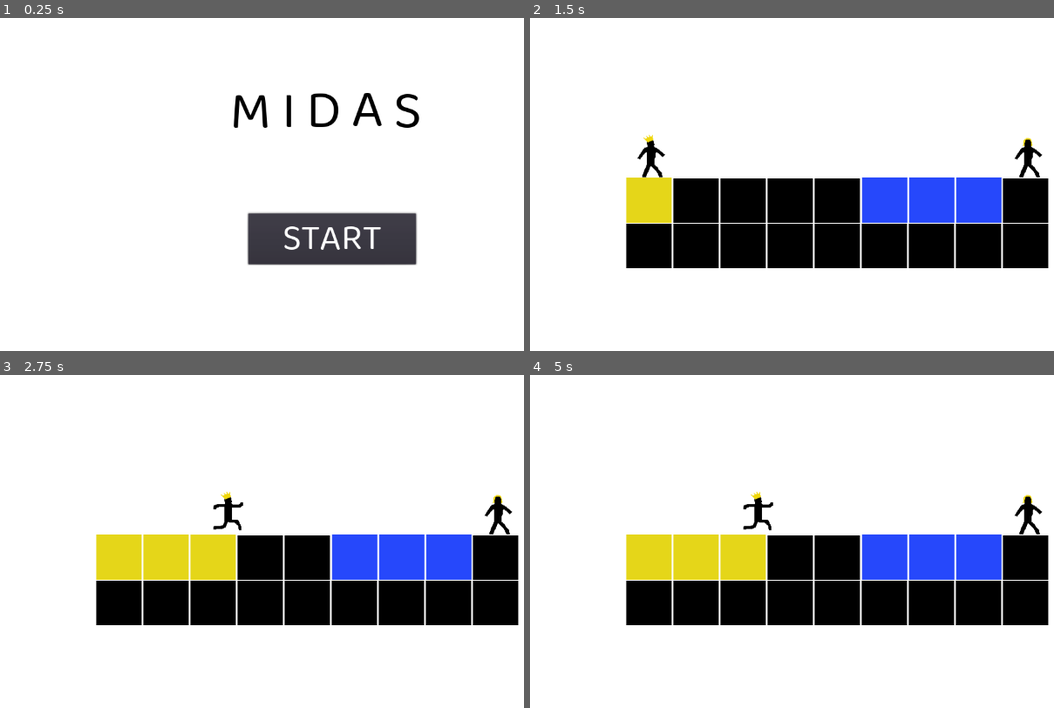
Above: before the commit, frames 1-4 (two rows, left to right).
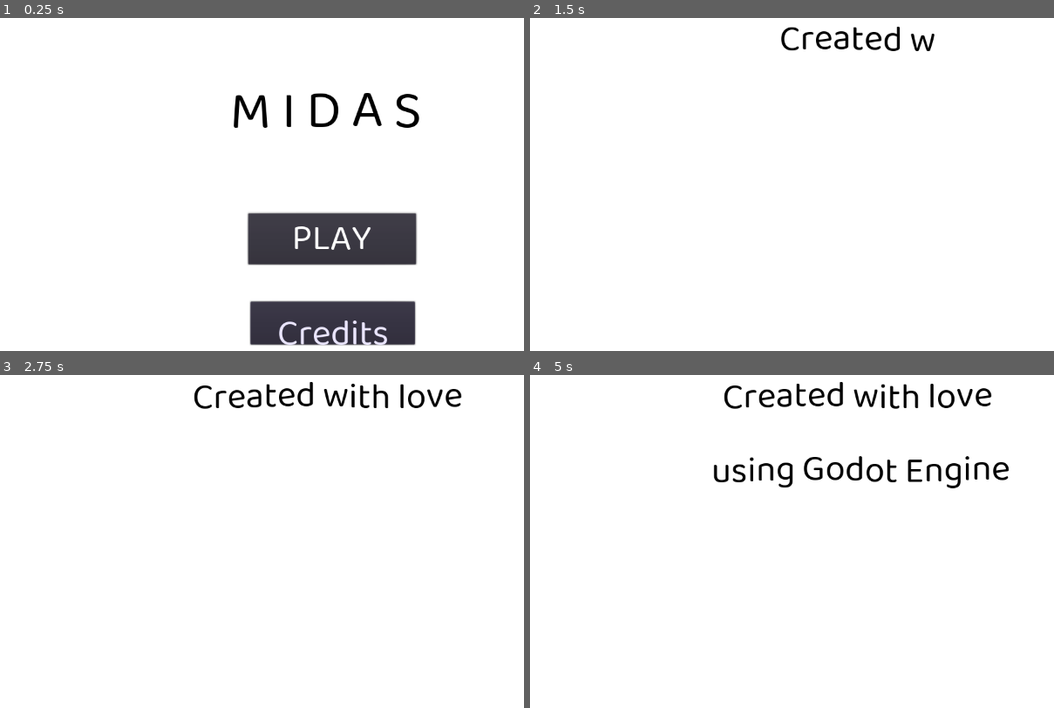
Above: after the commit, the same moments.

Repository: meburns/midas
Game: Godot game, scene res://src/Menu.tscn
Same seed, same stepped clock (60 frames per second), same inputs: the game is played once before the commit and once after it.
Inputs (mouse positions are in pixels of both pictures, inside the frame that each line leads up to):
- Up to frame 1 (0.25 s): no input
- Up to frame 2 (1.5 s): click (860, 324) at 0.5 s, where only the run after the commit has a clickable "Credits"; click (860, 237) at 1.25 s, where only the run before the commit has a clickable "START"
- Up to frame 3 (2.75 s): tap Enter (ui_accept) at 2 s; hold Right (move_right) from 2.03 s (still down); tap R (refresh) at 2.1 s; tap Space (jump) at 2.27 s
- Up to frame 4 (5 s): tap R (refresh) at 2.85, 3.6, 4.35 s; tap Space (jump) at 3.02, 4.52 s; release Right (move_right) at 3.53 s; hold A (move_left) 3.53-4.28 s; hold Right (move_right) from 4.28 s (still down)

The runs differ from the first frame. In frame 1, 5.0% of the frame differs, in the area x 47-80%, y 62-99%; in frame 2, 23%; in frame 3, 23%; in frame 4, 25%, in the area x 18-100%, y 2-76%.

Commit message:
Add credits button on main menu

Diff:
--- a/src/Menu.gd
+++ b/src/Menu.gd
@@ -2,6 +2,7 @@
 
 func _ready() -> void:
 	get_node("MenuMusic").play()
+	get_node("RichTextLabel").set_bbcode("[wave freq=3]M I D A S[/wave]")
 
 func _input(_ev):
 	if Input.is_action_pressed("ui_accept"):
@@ -13,3 +14,8 @@
 func start_game() -> void:
 	MusicPlayer.play()
 	get_tree().change_scene("res://src/levels/Level1.tscn")
+
+
+func _on_CreditButton_pressed() -> void:
+	MusicPlayer.play()
+	get_tree().change_scene("res://src/transitions/Credits.tscn")
--- a/src/Menu.tscn
+++ b/src/Menu.tscn
@@ -40,7 +40,7 @@
 margin_bottom = 114.254
 custom_fonts/font = ExtResource( 6 )
 custom_colors/font_color = Color( 1, 1, 1, 1 )
-text = "START"
+text = "PLAY"
 align = 1
 valign = 1
 
@@ -52,7 +52,7 @@
 custom_fonts/normal_font = ExtResource( 5 )
 custom_colors/default_color = Color( 0, 0, 0, 1 )
 bbcode_enabled = true
-bbcode_text = "[wave freq=3]M I D A S[/wave]"
+bbcode_text = "M I D A S"
 text = "M I D A S"
 scroll_active = false
 __meta__ = {
@@ -64,4 +64,23 @@
 
 [node name="Camera2D" parent="." instance=ExtResource( 4 )]
 position = Vector2( 602.076, 398.617 )
+
+[node name="CreditButton" type="Button" parent="."]
+modulate = Color( 0.92549, 0.905882, 1, 1 )
+margin_left = 469.0
+margin_top = 601.0
+margin_right = 752.0
+margin_bottom = 675.0
+__meta__ = {
+"_edit_use_anchors_": false
+}
+
+[node name="Label" type="Label" parent="CreditButton"]
+margin_right = 284.0
+margin_bottom = 85.0
+custom_fonts/font = ExtResource( 6 )
+text = "Credits"
+align = 1
+valign = 1
 [connection signal="pressed" from="Button" to="." method="_on_Button_pressed"]
+[connection signal="pressed" from="CreditButton" to="." method="_on_CreditButton_pressed"]
